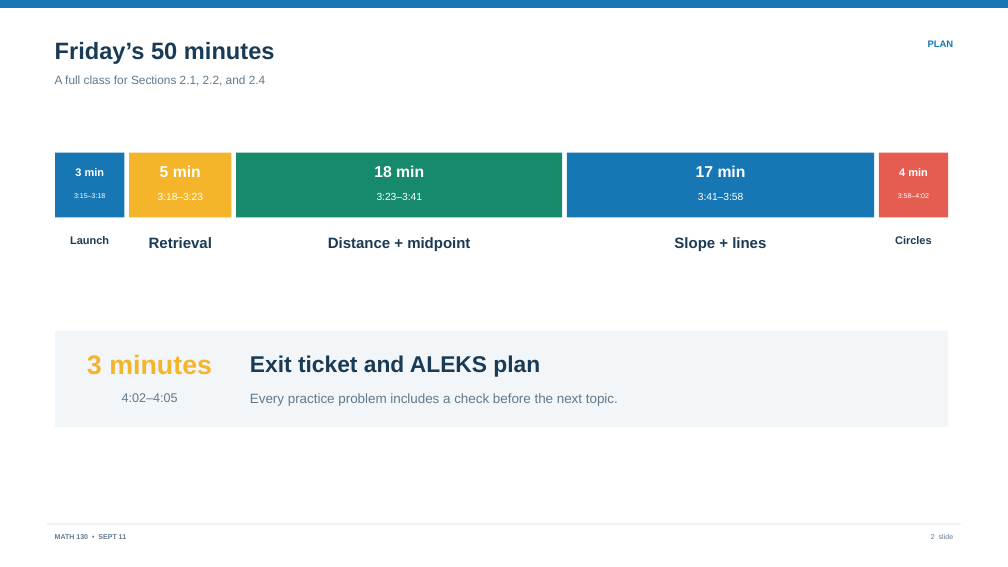
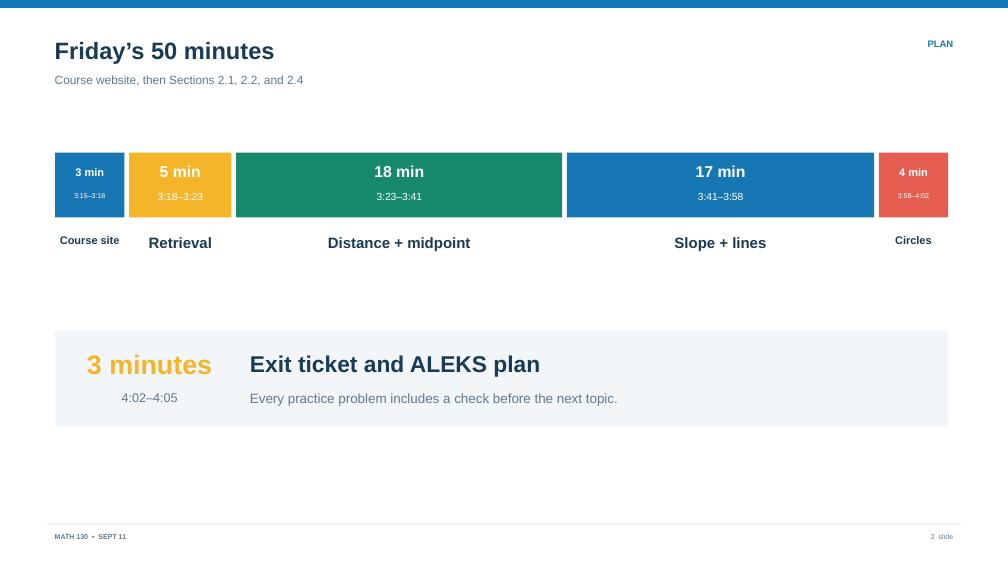
Before and after one commit to andrewhvolk/andrewhvolk.github.io, a slide deck: slide 2 of slides/Math130CoordinateGeometry_2026-09-11.pptx. Drawn at 1008x567 pixels with LibreOffice and Linux fonts; fonts in the diff are those of the drawing. Boxes give left, top, right and bottom in pixels: in the first picture for what was removed or moved away, otherwise in the second. Text is boxed around its words. In the diff, an @@ line names an element or a change of style, - is before the commit and + after.

Commit message:
Update Friday lecture with course site guidance

```diff
--- a/slides/Math130CoordinateGeometry_2026-09-11.pptx
+++ b/slides/Math130CoordinateGeometry_2026-09-11.pptx
@@ text at (x1=55, y1=75, x2=303, y2=86): text changed @@
-A full class for Sections 2.1, 2.2, and 2.4
+Course website, then Sections 2.1, 2.2, and 2.4
@@ text at (x1=60, y1=236, x2=120, y2=244): text changed @@
-Launch
+Course site
```
Also in this commit, not shown: 3 other slides changed, 1 other file.
